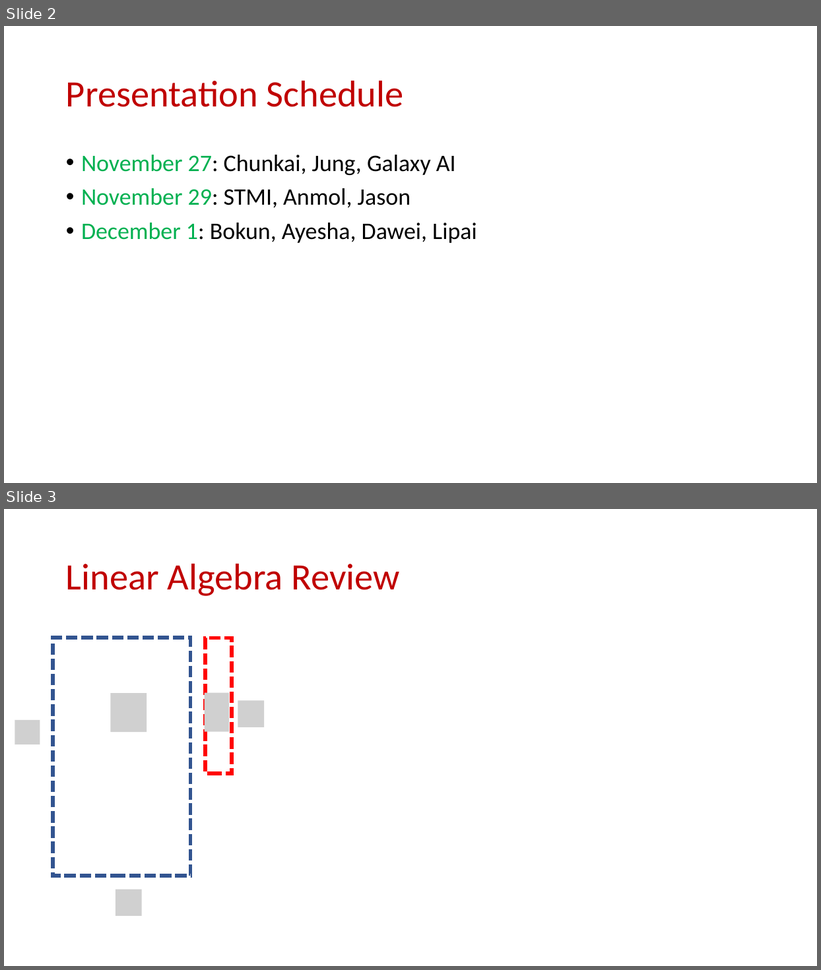
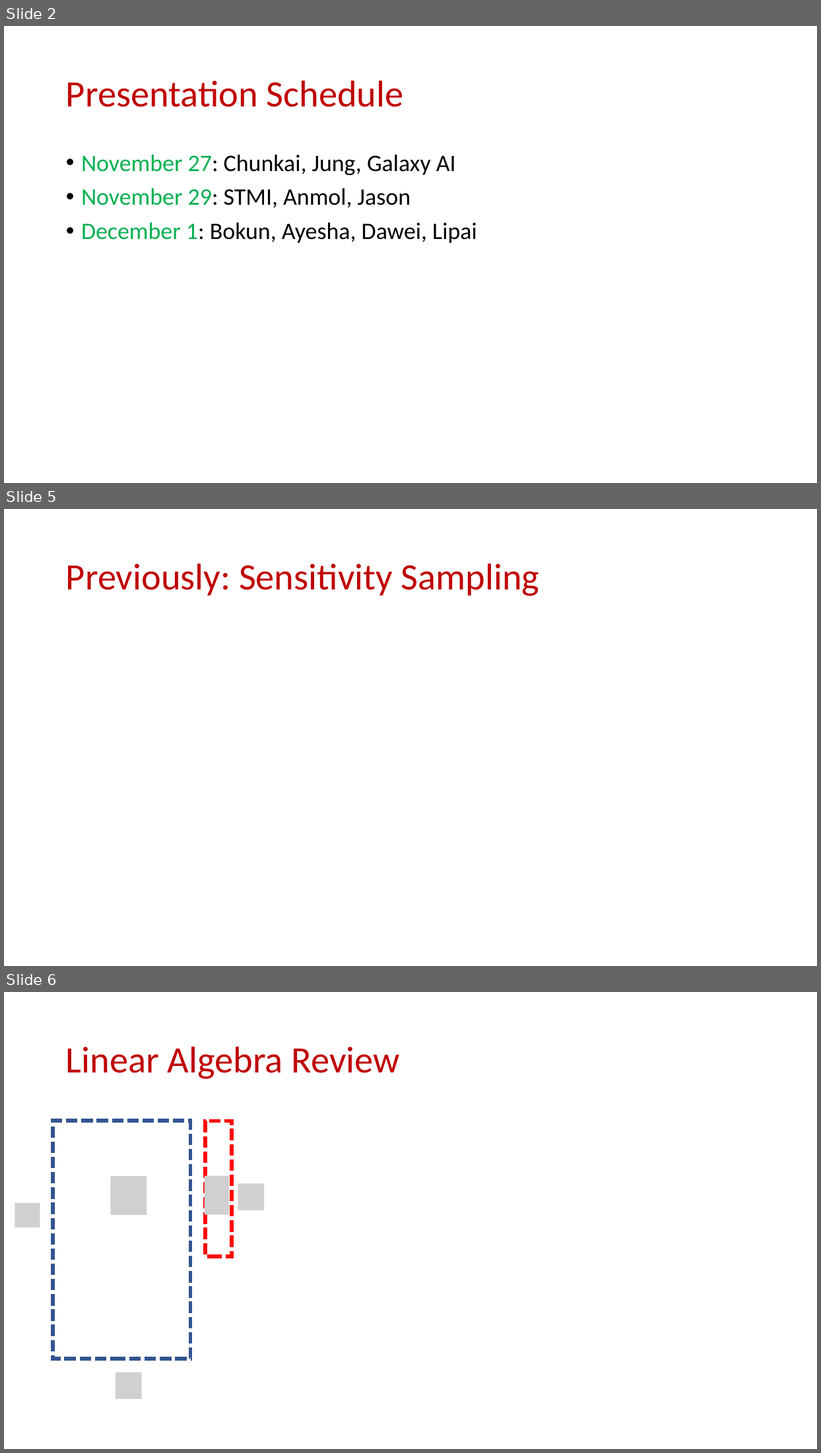
Before and after one commit to samsonzhou/samsonzhou.github.io, a slide deck: CSCE689-23/L31.pptx. Shown one above the other, each under a label of ours: slides 2 and 3 before the commit, slides 2, 5 and 6 after it; the slides between them are not shown. The pictures are 821x970 and 821x1453 pixels, drawn with LibreOffice and Linux fonts; fonts in the diff are those of the drawing; grey boxes stand for pictures. Boxes give left, top, right and bottom in pixels: in the first picture for what was removed or moved away, otherwise in the second. Text is boxed around its words. In the diff, an @@ line names an element or a change of style, - is before the commit and + after.

```diff
--- a/CSCE689-23/L31.pptx
+++ b/CSCE689-23/L31.pptx
@@ slide 5 added at [4, 509, 817, 966], background #FFFFFF @@
@@ title added at [66, 563, 540, 596], 44 pt, text #C00000 @@
+Previously: Sensitivity Sampling
@@ what was slide 3 is now slide 6 @@
```
Also in this commit, not shown: 9 other slides added.
